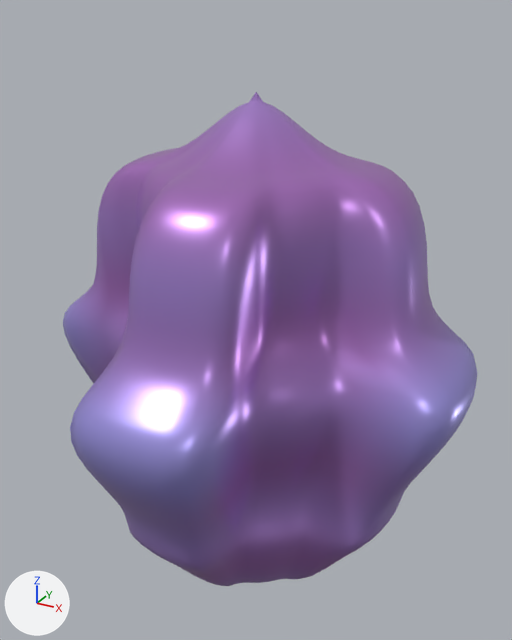
The glTF model Assets/Resources/Models3D/cc_02_concept_art.glb as it was, and as the next commit left it.
One viewpoint serves both versions: a 50 mm lens placed at (1.12, -2.03, 1.17), pointed at (-0.03, 0.05, 0.13). Lighting does not change. The marker at lower left points along +X, +Y and +Z. The picture after the commit comes second.

The first picture shows 'Hi3D_cc_02_concept_art_WatertightNode'.
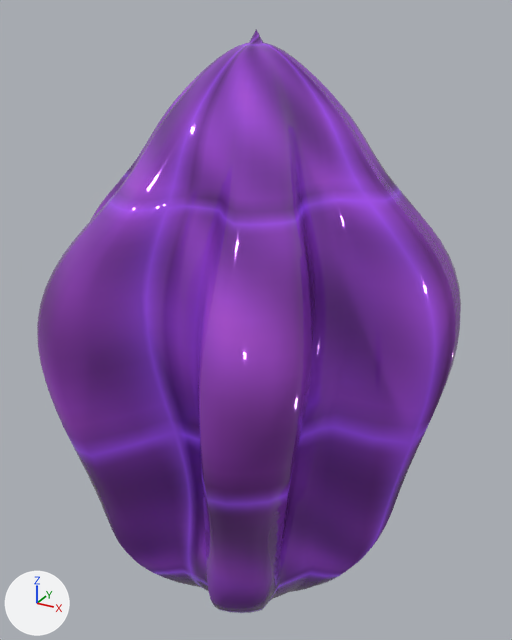
What differs and where, as boxes [x1, y1, x2, y2] in the pictures (512 x 640 px; the box of a moved part takes in the faces that stretch with it):
'Hi3D_cc_02_concept_art_WatertightNode', recoloured, reshaped (18% taller): before [63, 92, 478, 586]; after [37, 29, 461, 613]
part 1 of me_hi3d_cc_02_concept_art_manifoldmesh, moved or reshaped: before [63, 92, 478, 586]; after [37, 29, 461, 613]
part 2 of me_hi3d_cc_02_concept_art_manifoldmesh, recoloured: before [107, 142, 414, 583]; after [37, 79, 393, 613]
part 3 of me_hi3d_cc_02_concept_art_manifoldmesh, recoloured: before [63, 198, 478, 586]; after [42, 176, 461, 597]
part 4 of me_hi3d_cc_02_concept_art_manifoldmesh, recoloured: before [85, 122, 420, 585]; after [37, 58, 418, 611]
part 5 of me_hi3d_cc_02_concept_art_manifoldmesh, recoloured: before [63, 92, 438, 586]; after [88, 29, 422, 604]

The change, as a diff of the scene's bpy script:
```diff
--- a/Assets/Resources/Models3D/cc_02_concept_art.glb.py
+++ b/Assets/Resources/Models3D/cc_02_concept_art.glb.py
@@ img_cc_02_concept_art_basecolor @@
+img_cc_02_concept_art_basecolor = load_image('cc_02_concept_art_BaseColor', '_unpacked/cc_02_concept_art_BaseColor', 64, 64, 'sRGB')
@@ img_cc_02_concept_art_normal @@
+img_cc_02_concept_art_normal = load_image('cc_02_concept_art_Normal', '_unpacked/cc_02_concept_art_Normal', 64, 64, 'Non-Color')
@@ img_cc_02_concept_art_emissive @@
+img_cc_02_concept_art_emissive = load_image('cc_02_concept_art_Emissive', '_unpacked/cc_02_concept_art_Emissive', 64, 64, 'sRGB')
@@ img_cc_02_concept_art_metallicroughness @@
+img_cc_02_concept_art_metallicroughness = load_image('cc_02_concept_art_MetallicRoughness', '_unpacked/cc_02_concept_art_MetallicRoughness', 64, 64, 'Non-Color')
@@ mat_cardcraft_cc_02_concept_art_pbrdelighted @@
+mat_cardcraft_cc_02_concept_art_pbrdelighted = bpy.data.materials.new('CardCraft_cc_02_concept_art_PBRDelighted')
+# colours: purple #b394d5, purple #eac7fe, mixed with the vertex colours
+# uses the picture img_cc_02_concept_art_basecolor
+# uses the picture img_cc_02_concept_art_emissive
+# uses the picture img_cc_02_concept_art_metallicroughness
+# uses the picture img_cc_02_concept_art_normal
@@ me_hi3d_cc_02_concept_art_manifoldmesh @@
 # used by ob_hi3d_cc_02_concept_art_watertightnode; location = (0.0, 0.0, 0.0)
-me_hi3d_cc_02_concept_art_manifoldmesh.from_pydata(...)  # 4034 vertices, 8064 faces; spans x -0.77..0.77, y -0.79..0.79, z -0.85..0.93
-me_hi3d_cc_02_concept_art_manifoldmesh.materials.append(mat_hi3d_cc_02_concept_art_pbrdelighted)
+me_hi3d_cc_02_concept_art_manifoldmesh.from_pydata(...)  # 4034 vertices, 8064 faces; spans x -0.7..0.7, y -0.74..0.74, z -1.11..1.11
+# me_hi3d_cc_02_concept_art_manifoldmesh part 1: 4034 of 4034 vertices moved; they spanned x -0.77..0.77, y -0.79..0.79, z -0.85..0.93 and now span x -0.7..0.7, y -0.74..0.74, z -1.11..1.11; mean shift (0.0, 0.0, 0.0)
+# me_hi3d_cc_02_concept_art_manifoldmesh part 2: 2036 faces centred in x -0.5..0.5, y -0.51..0.51, z -0.68..0.77 are repainted in the vertex colours; the middle colour goes from purple #bba4ce to pink #e1b9e6
+# me_hi3d_cc_02_concept_art_manifoldmesh part 3: 3200 faces centred in x -0.77..0.77, y -0.79..0.79, z -0.85..0.6 are repainted in the vertex colours; the middle colour goes from blue #bcb9df to pink #e3b9e6
+# me_hi3d_cc_02_concept_art_manifoldmesh part 4: 1456 faces centred in x -0.57..0.57, y -0.61..0.61, z -0.74..0.83 are repainted in the vertex colours; the middle colour goes from purple #bbacd4 to purple #dfb7e6
+# me_hi3d_cc_02_concept_art_manifoldmesh part 5: 1372 faces centred in x -0.69..0.69, y -0.78..0.78, z -0.78..0.91 are repainted in the vertex colours; the middle colour goes from blue #bcb7de to purple #deb6e5
+me_hi3d_cc_02_concept_art_manifoldmesh.materials.append(mat_cardcraft_cc_02_concept_art_pbrdelighted)
```
